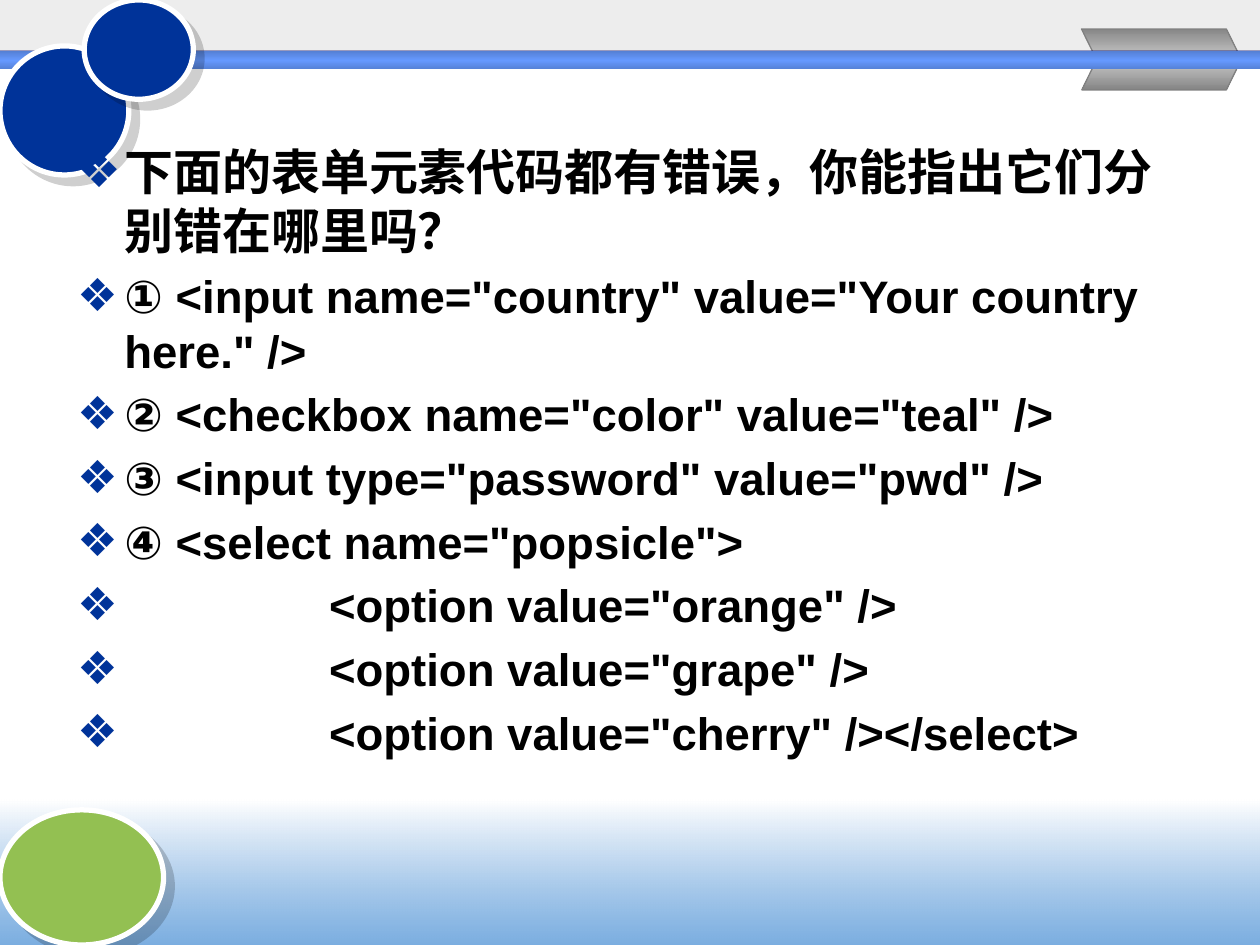
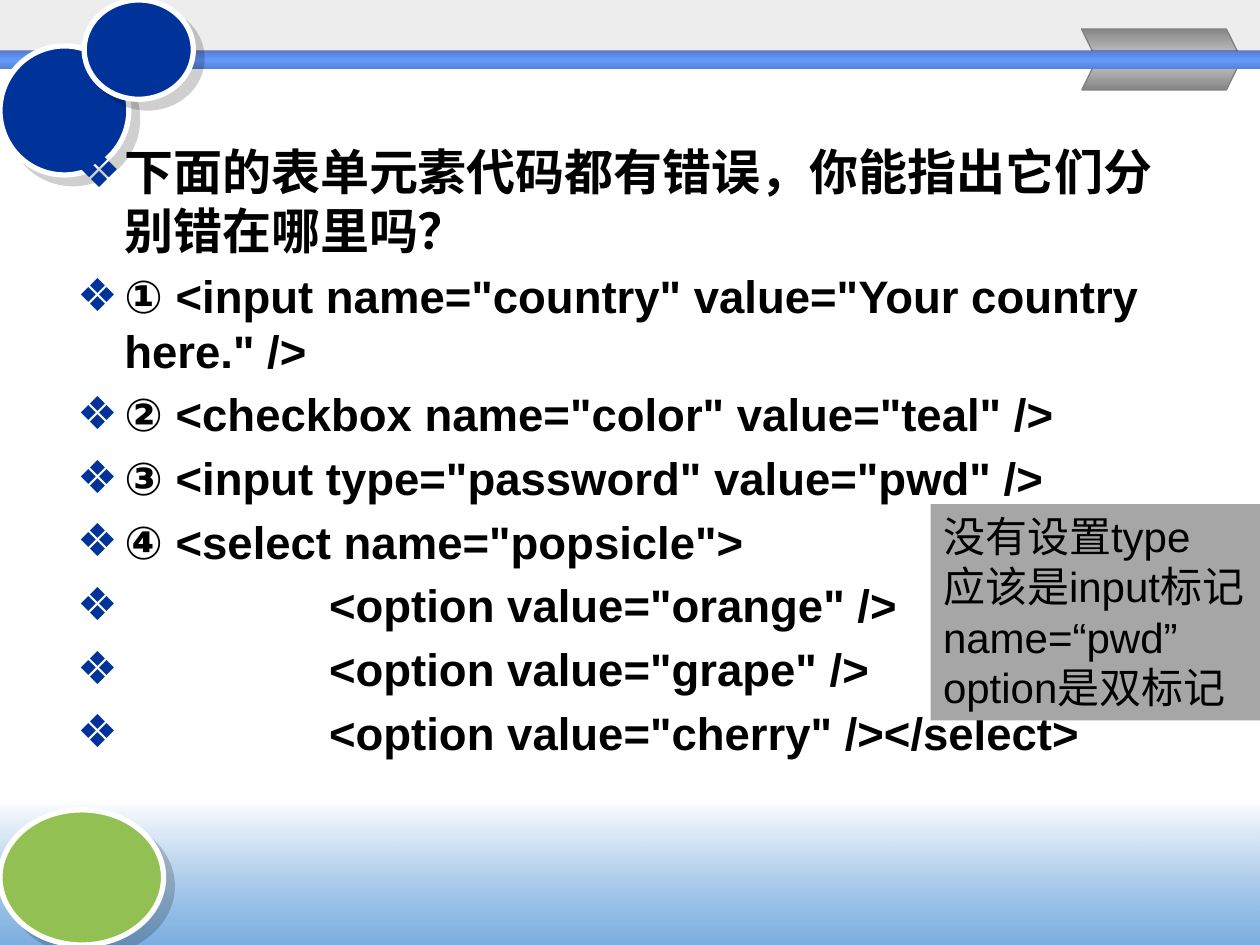
Before and after one commit to Chencao0928/Web-, a slide deck: slide 52 of chapter2/2HTML与CSS.pptx (slide 58 before the commit). Drawn at 1260x945 pixels with LibreOffice and Linux fonts; fonts in the diff are those of the drawing; background and template pictures are left out. Boxes give left, top, right and bottom in pixels: in the first picture for what was removed or moved away, otherwise in the second. Text is boxed around its words. In the diff, an @@ line names an element or a change of style, - is before the commit and + after.

```diff
--- a/chapter2/2HTML与CSS.pptx
+++ b/chapter2/2HTML与CSS.pptx
@@ rectangle added at box(931, 504, 1260, 721), fill #A6A6A6, 24 pt, text #000000 @@
+没有设置type
+应该是input标记
+name=“pwd”
+option是双标记
```
Also in this commit, not shown: 36 other slides changed, 7 slides removed, 4 other files.
